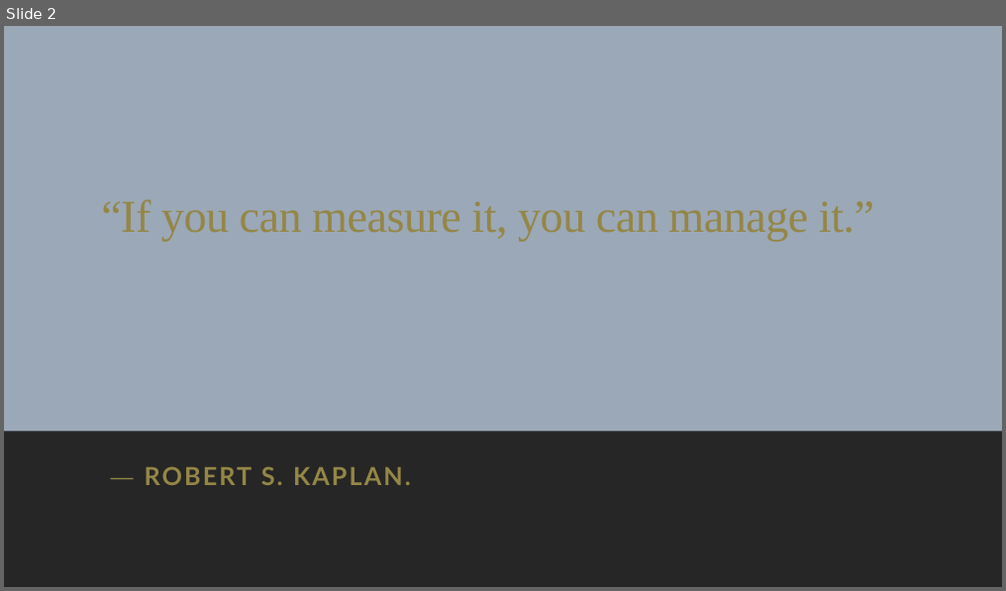
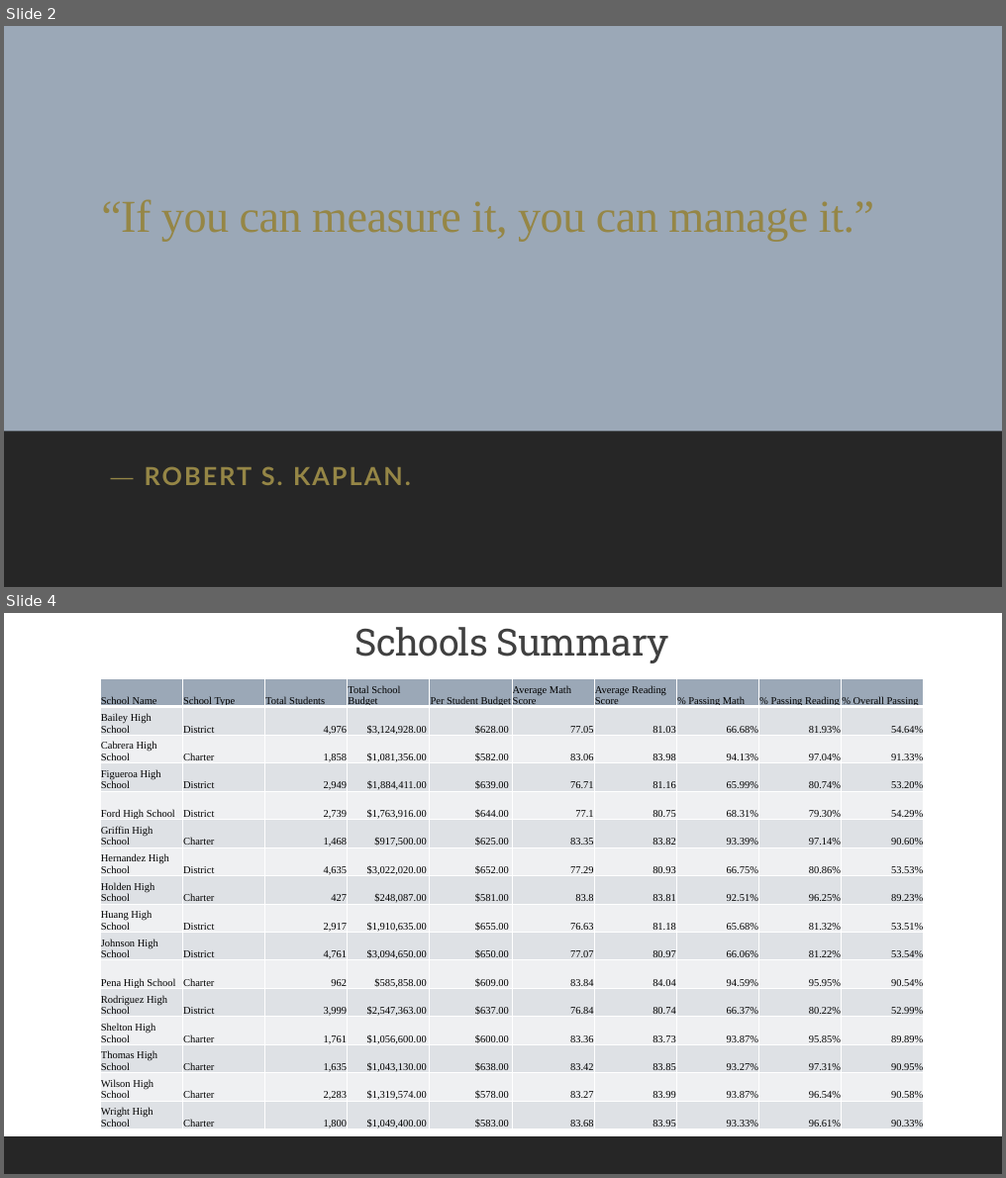
Before and after one commit to LF-Ruiz/Pandas_Homework, a slide deck: PyCitySchools/School_District_Report.pptx. Shown one above the other, each under a label of ours: slide 2 before the commit, slides 2 and 4 after it; the slides between them are not shown. The pictures are 1006x591 and 1006x1178 pixels, drawn with LibreOffice and Linux fonts; fonts in the diff are those of the drawing. Boxes give left, top, right and bottom in pixels: in the first picture for what was removed or moved away, otherwise in the second. Text is boxed around its words. In the diff, an @@ line names an element or a change of style, - is before the commit and + after.

```diff
--- a/PyCitySchools/School_District_Report.pptx
+++ b/PyCitySchools/School_District_Report.pptx
@@ slide 4 added at (4, 613, 1002, 1174), background #FFFFFF; not listed: 1 template element that a slide beside it also shows @@
@@ title added at (354, 627, 669, 663), 36 pt, text #404040 @@
+Schools Summary
@@ table added at (101, 679, 924, 1133), 16 rows, 10 columns @@
+School Name | School Type | Total Students | Total School Budget | Per Student Budget | Average Math Score | Average Reading Score | % Passing Math | % Passing Reading | % Overall Passing
+Bailey High School | District | 4,976 | $3,124,928.00 | $628.00 | 77.05 | 81.03 | 66.68% | 81.93% | 54.64%
+Cabrera High School | Charter | 1,858 | $1,081,356.00 | $582.00 | 83.06 | 83.98 | 94.13% | 97.04% | 91.33%
+Figueroa High School | District | 2,949 | $1,884,411.00 | $639.00 | 76.71 | 81.16 | 65.99% | 80.74% | 53.20%
+Ford High School | District | 2,739 | $1,763,916.00 | $644.00 | 77.1 | 80.75 | 68.31% | 79.30% | 54.29%
+Griffin High School | Charter | 1,468 | $917,500.00 | $625.00 | 83.35 | 83.82 | 93.39% | 97.14% | 90.60%
+Hernandez High School | District | 4,635 | $3,022,020.00 | $652.00 | 77.29 | 80.93 | 66.75% | 80.86% | 53.53%
+Holden High School | Charter | 427 | $248,087.00 | $581.00 | 83.8 | 83.81 | 92.51% | 96.25% | 89.23%
+Huang High School | District | 2,917 | $1,910,635.00 | $655.00 | 76.63 | 81.18 | 65.68% | 81.32% | 53.51%
+Johnson High School | District | 4,761 | $3,094,650.00 | $650.00 | 77.07 | 80.97 | 66.06% | 81.22% | 53.54%
+Pena High School | Charter | 962 | $585,858.00 | $609.00 | 83.84 | 84.04 | 94.59% | 95.95% | 90.54%
+Rodriguez High School | District | 3,999 | $2,547,363.00 | $637.00 | 76.84 | 80.74 | 66.37% | 80.22% | 52.99%
+Shelton High School | Charter | 1,761 | $1,056,600.00 | $600.00 | 83.36 | 83.73 | 93.87% | 95.85% | 89.89%
+Thomas High School | Charter | 1,635 | $1,043,130.00 | $638.00 | 83.42 | 83.85 | 93.27% | 97.31% | 90.95%
+Wilson High School | Charter | 2,283 | $1,319,574.00 | $578.00 | 83.27 | 83.99 | 93.87% | 96.54% | 90.58%
+Wright High School | Charter | 1,800 | $1,049,400.00 | $583.00 | 83.68 | 83.95 | 93.33% | 96.61% | 90.33%
@@ line added from (102, 768) to (918, 768), #404040 1 pt @@
```
Also in this commit, not shown: 1 slide changed, 1 other slide added, 3 slides removed, 3 other files.
